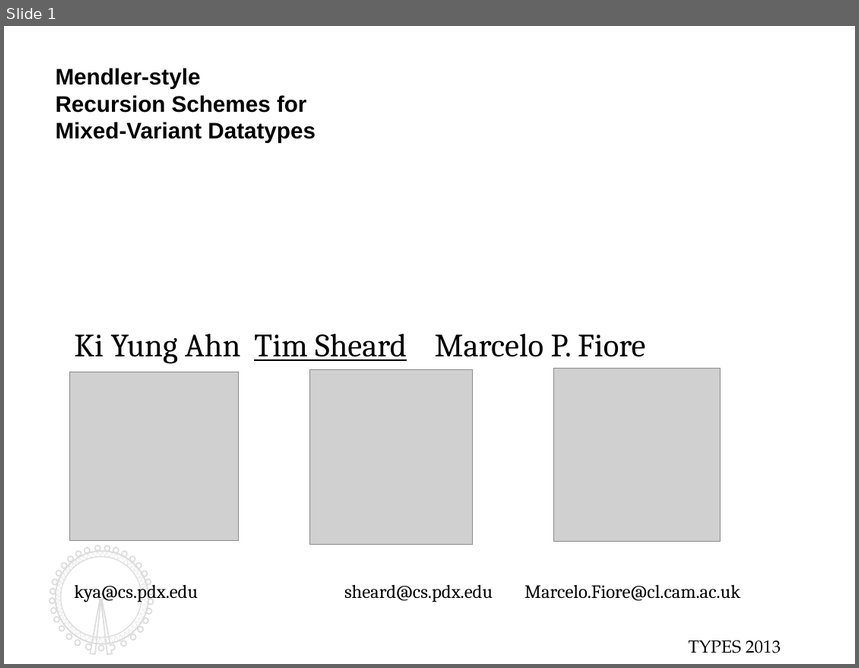
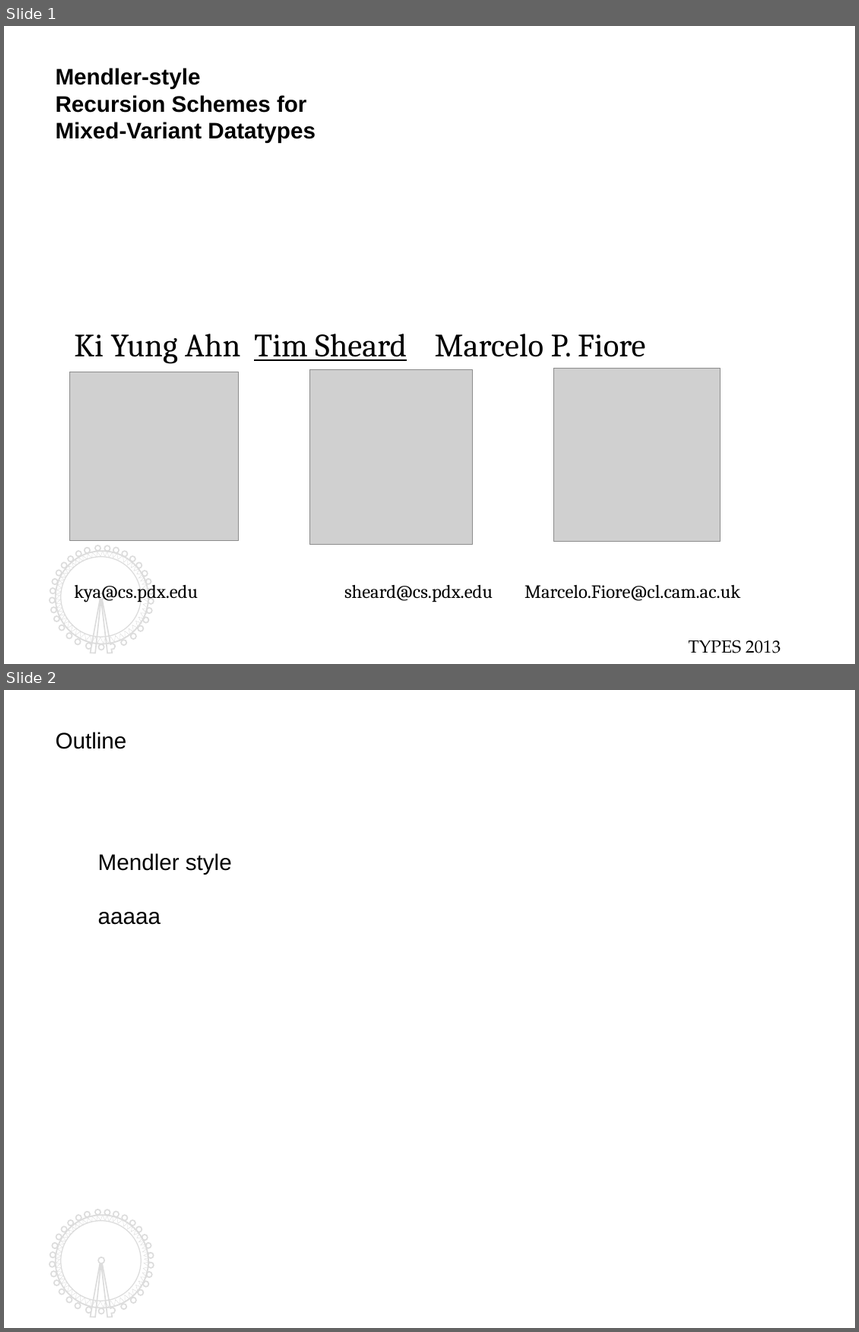
Before and after one commit to kyagrd/nax, a slide deck: trunk/draft/TYPES13/ppt/myslide.odp. Shown one above the other, each under a label of ours: slide 1 before the commit, slides 1 and 2 after it. The pictures are 859x668 and 859x1332 pixels, drawn with LibreOffice and Linux fonts; fonts in the diff are those of the drawing; grey boxes stand for pictures. Boxes give left, top, right and bottom in pixels: in the first picture for what was removed or moved away, otherwise in the second. Text is boxed around its words. In the diff, an @@ line names an element or a change of style, - is before the commit and + after.

```diff
--- a/trunk/draft/TYPES13/ppt/myslide.odp
+++ b/trunk/draft/TYPES13/ppt/myslide.odp
@@ slide 2 added at [4, 690, 855, 1328], background #FFFFFF; not listed: 4 template elements that a slide beside it also shows @@
@@ text added at [56, 732, 127, 749], 18 pt, text #000000 @@
+Outline
@@ text added at [98, 853, 232, 925], 18 pt, text #000000 @@
+Mendler style
+aaaaa
@@ slide 1 changed as well @@
@@ freeform shape at [49, 547, 154, 655]: outline redrawn @@
```
Also in this commit, not shown: 2 other slides changed, 5 other slides added, 3 slides removed, 1 other file.
